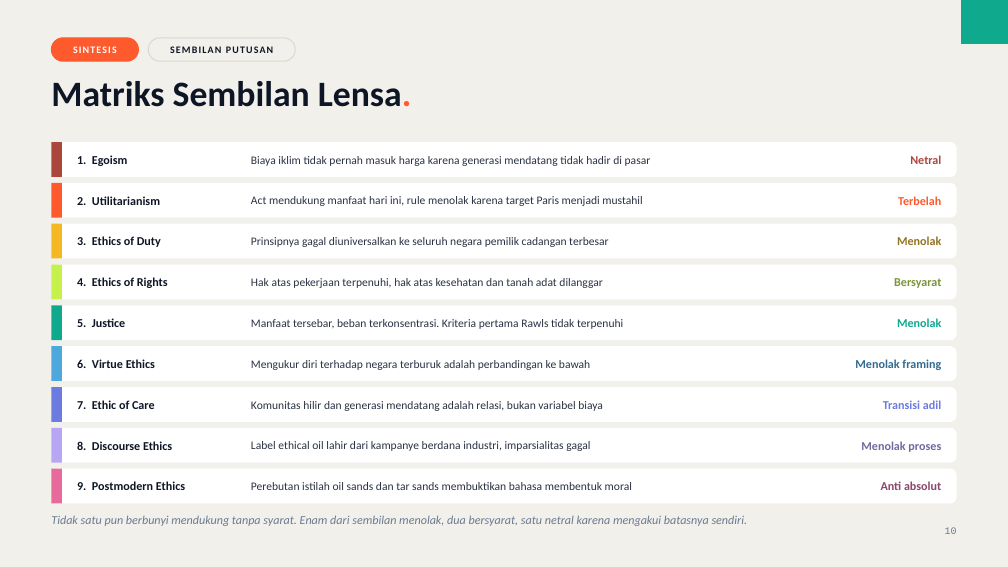
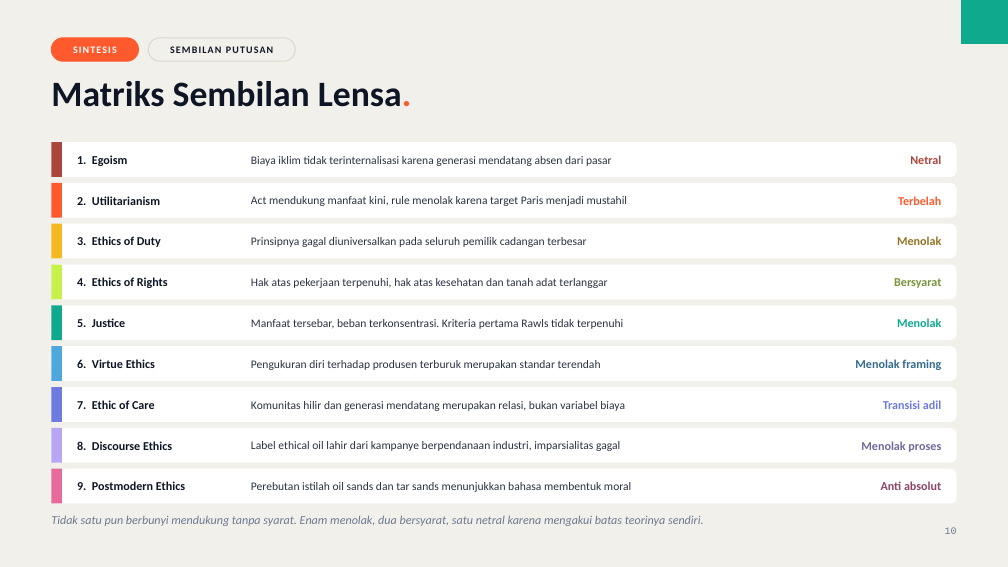
Before and after one commit to aslihabnuri/Dom-Manipulation, a slide deck: slide 10 of business-ethics/chapter-3/decks/Deck-2-Analisis-Kasus-Oil-Sands.pptx. Drawn at 1008x567 pixels with LibreOffice and Linux fonts; fonts in the diff are those of the drawing. Boxes give left, top, right and bottom in pixels: in the first picture for what was removed or moved away, otherwise in the second. Text is boxed around its words. In the diff, an @@ line names an element or a change of style, - is before the commit and + after.

```diff
--- a/business-ethics/chapter-3/decks/Deck-2-Analisis-Kasus-Oil-Sands.pptx
+++ b/business-ethics/chapter-3/decks/Deck-2-Analisis-Kasus-Oil-Sands.pptx
@@ text at box(251, 156, 612, 166): text changed @@
-Biaya iklim tidak pernah masuk harga karena generasi mendatang tidak hadir di pasar
+Biaya iklim tidak terinternalisasi karena generasi mendatang absen dari pasar
@@ text at box(251, 196, 627, 206): text changed @@
-Act mendukung manfaat hari ini, rule menolak karena target Paris menjadi mustahil
+Act mendukung manfaat kini, rule menolak karena target Paris menjadi mustahil
@@ text at box(251, 237, 586, 247): text changed @@
-Prinsipnya gagal diuniversalkan ke seluruh negara pemilik cadangan terbesar
+Prinsipnya gagal diuniversalkan pada seluruh pemilik cadangan terbesar
@@ text at box(251, 278, 607, 288): text changed @@
-Hak atas pekerjaan terpenuhi, hak atas kesehatan dan tanah adat dilanggar
+Hak atas pekerjaan terpenuhi, hak atas kesehatan dan tanah adat terlanggar
@@ text at box(251, 360, 601, 370): text changed @@
-Mengukur diri terhadap negara terburuk adalah perbandingan ke bawah
+Pengukuran diri terhadap produsen terburuk merupakan standar terendah
@@ text at box(251, 401, 625, 411): text changed @@
-Komunitas hilir dan generasi mendatang adalah relasi, bukan variabel biaya
+Komunitas hilir dan generasi mendatang merupakan relasi, bukan variabel biaya
@@ text at box(251, 441, 620, 451): text changed @@
-Label ethical oil lahir dari kampanye berdana industri, imparsialitas gagal
+Label ethical oil lahir dari kampanye berpendanaan industri, imparsialitas gagal
@@ text at box(251, 482, 631, 492): text changed @@
-Perebutan istilah oil sands dan tar sands membuktikan bahasa membentuk moral
+Perebutan istilah oil sands dan tar sands menunjukkan bahasa membentuk moral
@@ text at box(51, 515, 704, 526): text changed @@
-Tidak satu pun berbunyi mendukung tanpa syarat. Enam dari sembilan menolak, dua bersyarat, satu netral karena mengakui batasnya sendiri.
+Tidak satu pun berbunyi mendukung tanpa syarat. Enam menolak, dua bersyarat, satu netral karena mengakui batas teorinya sendiri.
```
Also in this commit, not shown: 13 other slides changed, 5 other files.
